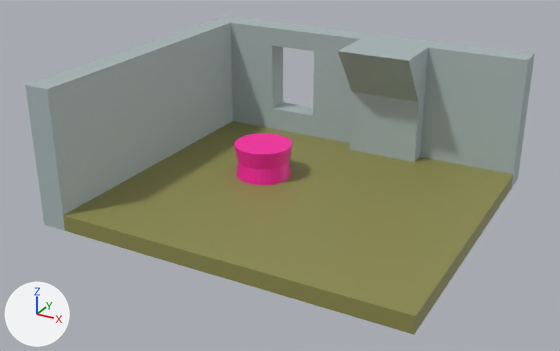
Two versions of the Blender file Assets/Art/Models/Environment/cafe_environment_bloclout.blend, one commit apart.
Both versions are drawn from a camera (50 mm lens) standing at (17.97, -29.03, 13.17) and looking at (4.16, -3.92, 0.62). Every picture has the same lights, and +X, +Y and +Z are marked at lower left.

Names of what the first picture shows: 'room', 'table'.
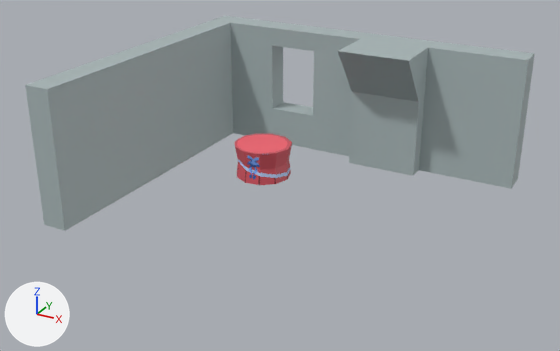
Where the newer file only moved an object's origin or applied its transform, the numbers keep the older frame.

Boxes (x1, y1, x2, y2) around the edits, measured in the pictures (560 x 351 px):
'room', reshaped (32% shorter): before (25, 16, 535, 335); after (25, 16, 535, 231)
'table', reshaped: before (234, 133, 292, 185); after (235, 134, 292, 185)
part 1 of me_floor, deleted (yellow): before (296, 150, 513, 249)
part 2 of me_floor, deleted (yellow): before (212, 192, 473, 335)
part 3 of me_floor, cut back: before (25, 23, 358, 275); after (25, 23, 358, 231)

The change, as a diff of the scene's bpy script:
```diff
--- a/Assets/Art/Models/Environment/cafe_environment_bloclout.blend.py
+++ b/Assets/Art/Models/Environment/cafe_environment_bloclout.blend.py
@@ img_tea_table_pixel_texture @@
+img_tea_table_pixel_texture = load_image('tea_table_pixel_texture', '_unpacked/tea_table_pixel_texture.png', 256, 256, 'sRGB')
@@ mat_tea_table_pixel_texture @@
+mat_tea_table_pixel_texture = principled_material('tea_table_pixel_texture')
+mat_tea_table_pixel_texture.texture = img_tea_table_pixel_texture  # with its transparency
@@ me_floor @@
 # used by ob_room; location = (1.3, -0.57, -0.08); scale = (1.69, 1.52, 0.0396)
-me_floor.from_pydata(...)  # 88 vertices, 74 faces; spans x -2.6..6.3, y -6.0..2.8, z -18.2..125.1
-me_floor.materials.append(mat_floor)  # yellow #8e8c50
+me_floor.from_pydata(...)  # 56 vertices, 50 faces; spans x -2.6..6.3, y -6.0..2.8, z -18.2..125.1
+# me_floor part 1: the loose piece of 8 vertices spanning x 2.0..6.3, y -2.0..2.0, z -18.2..-1.5 is deleted
+# me_floor part 2: the loose piece of 8 vertices spanning x 2.0..6.3, y -6.0..-2.0, z -18.2..-1.5 is deleted
+# me_floor part 3
+# 16 vertices are removed from x -2.0..2.0, y -6.0..2.0, z -18.2..-1.5
+# 29 faces are deleted
+# 17 new faces join them
 me_floor.materials.append(mat_walls)
@@ me_cylinder @@
 # used by ob_table; location = (1.37, -0.74, 0.72); scale = (0.787, 0.787, 0.0477)
-me_cylinder.from_pydata(...)  # 264 vertices, 233 faces; spans x 0.1..3.2, y -3.9..-0.8, z -18.1..11.4
-me_cylinder.materials.append(mat_table)  # pink #ff24a5
+me_cylinder.from_pydata(...)  # 36 vertices, 25 faces; spans x 0.1..3.2, y -3.9..-0.8, z -18.1..11.4
+# me_cylinder part 4
+# 228 vertices are removed from x 0.1..3.2, y -3.9..-0.8, z -18.1..11.4
+# 233 faces are deleted
+# 25 new faces join them
+me_cylinder.materials.append(mat_tea_table_pixel_texture)  # picture img_tea_table_pixel_texture
```
